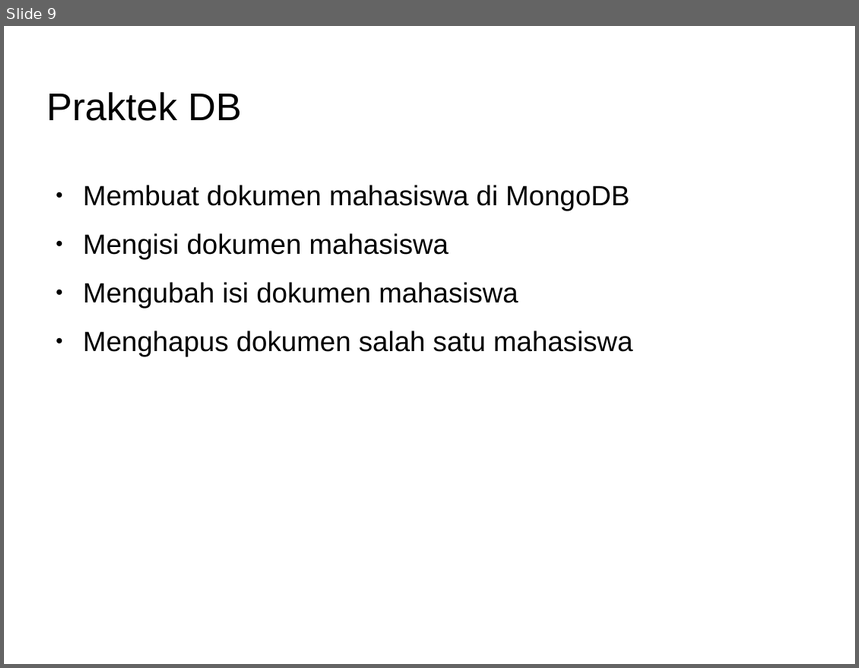
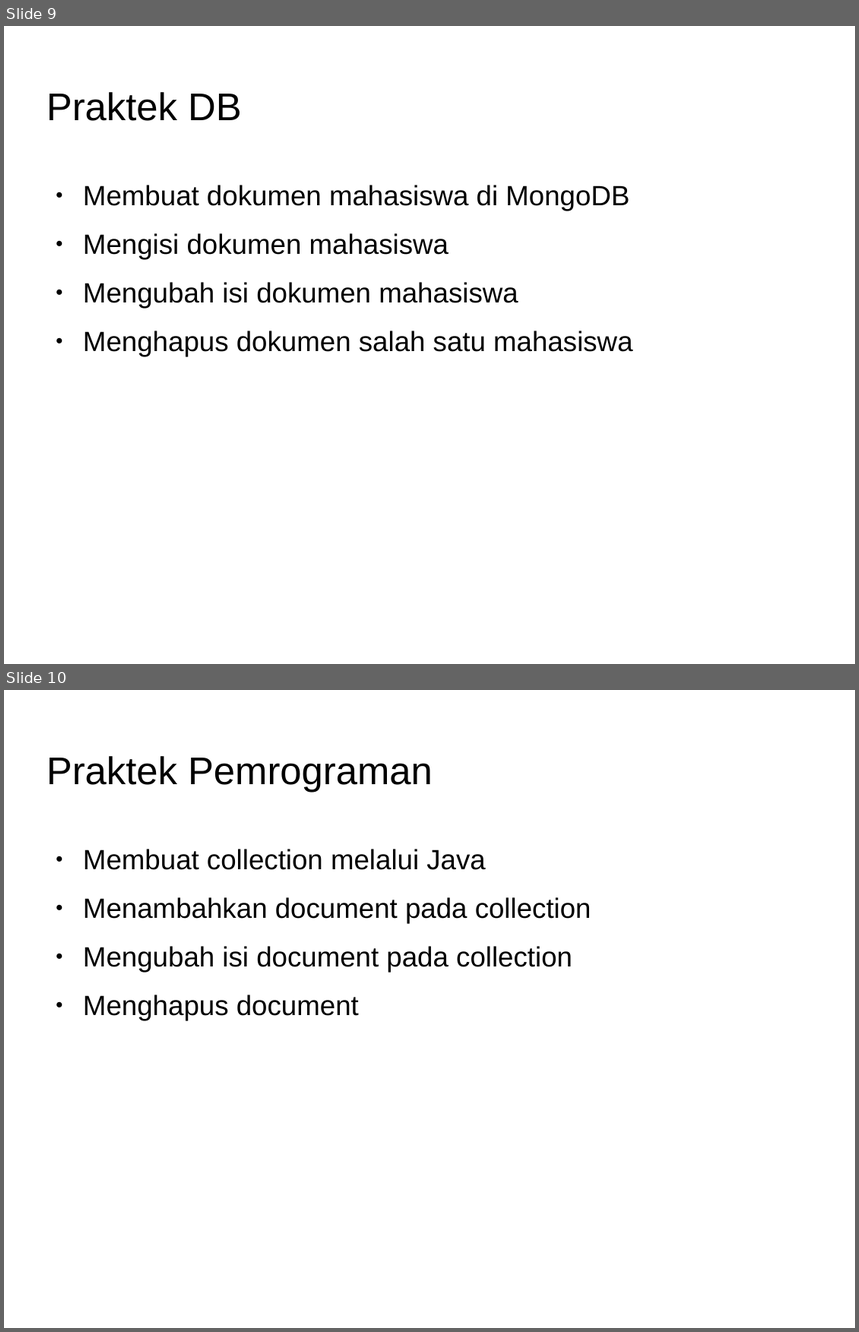
Before and after one commit to Dickyfathur7/pemrograman-komputer-2, a slide deck: 06-db-and-nosql-BELUM-SELESAI/slide-db-and-nosql.odp. Shown one above the other, each under a label of ours: slide 9 before the commit, slides 9 and 10 after it. The pictures are 859x668 and 859x1332 pixels, drawn with LibreOffice and Linux fonts; fonts in the diff are those of the drawing; background and template pictures are left out. Boxes give left, top, right and bottom in pixels: in the first picture for what was removed or moved away, otherwise in the second. Text is boxed around its words. In the diff, an @@ line names an element or a change of style, - is before the commit and + after.

```diff
--- a/06-db-and-nosql-BELUM-SELESAI/slide-db-and-nosql.odp
+++ b/06-db-and-nosql-BELUM-SELESAI/slide-db-and-nosql.odp
@@ slide 10 added at [4, 690, 855, 1328], background picture (left out) @@
@@ title added at [47, 756, 433, 792], 36 pt, text #000000 @@
+Praktek Pemrograman
@@ text added at [83, 849, 591, 1021], 26 pt, text #000000 @@
+● Membuat collection melalui Java
+● Menambahkan document pada collection
+● Mengubah isi document pada collection
+● Menghapus document
```
Also in this commit, not shown: 1 slide removed, 4 other files.
